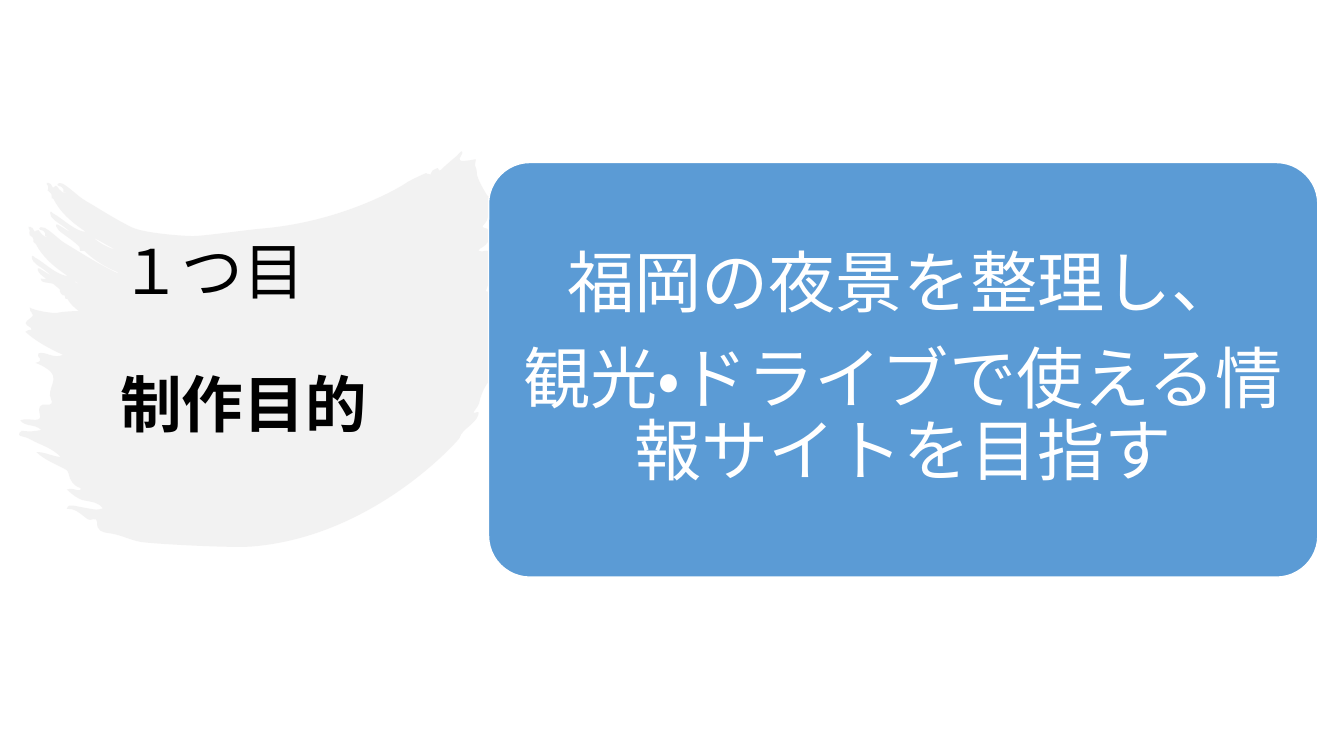
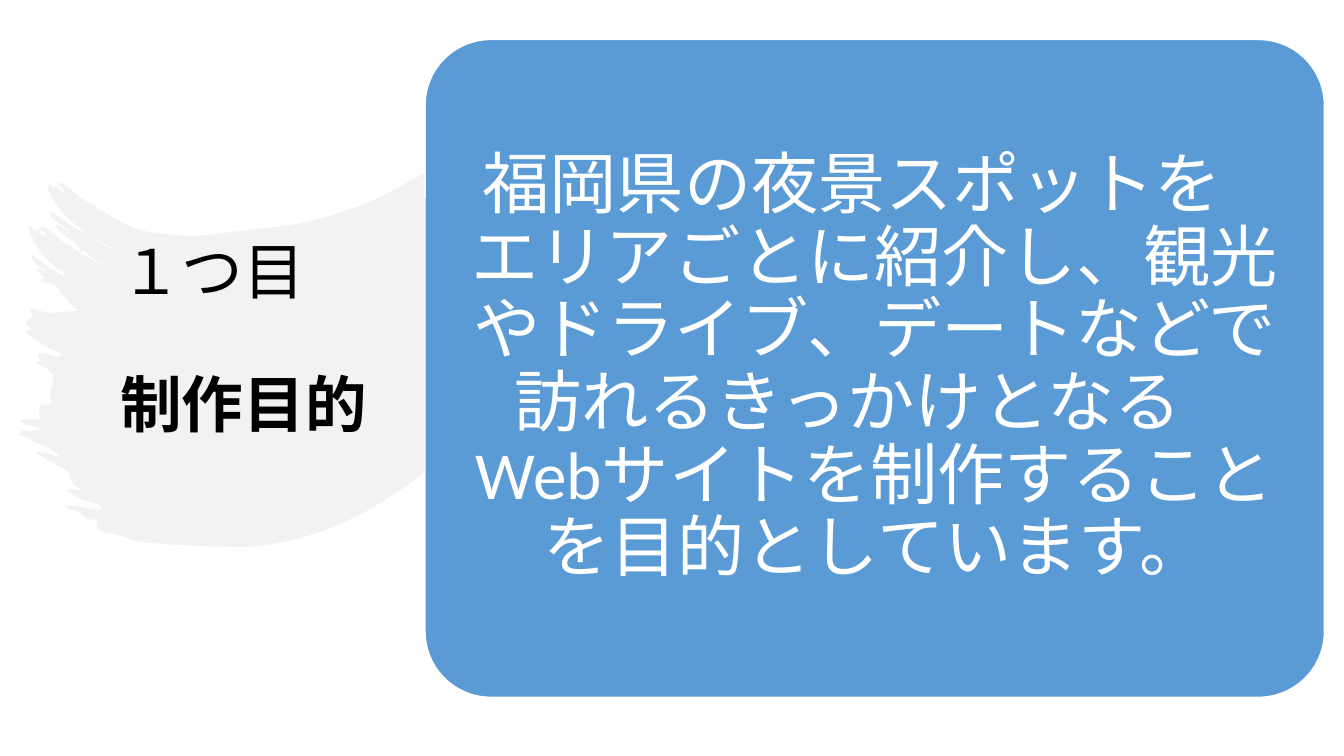
Before and after one commit to Ckg25007/zemi, a slide deck: slide 2 of 中間発表 power point/25007 大平凜音.pptx. Drawn at 1344x756 pixels with LibreOffice and Linux fonts; fonts in the diff are those of the drawing. Boxes give left, top, right and bottom in pixels: in the first picture for what was removed or moved away, otherwise in the second. Text is boxed around its words. In the diff, an @@ line names an element or a change of style, - is before the commit and + after.

```diff
--- a/中間発表 power point/25007 大平凜音.pptx
+++ b/中間発表 power point/25007 大平凜音.pptx
@@ rounded rectangle resized from (x1=489, y1=162, x2=1319, y2=577) to (x1=425, y1=39, x2=1325, y2=698) @@
@@ text at (x1=472, y1=151, x2=1278, y2=576): text changed @@
-福岡の夜景を整理し、
-観光・ドライブで使える情報サイトを目指す
+福岡県の夜景スポットを エリアごとに紹介し、観光やドライブ、デートなどで訪れるきっかけとなる Webサイトを制作することを目的としています。
```
Also in this commit, not shown: 1 other slide changed, 2 slides added, 1 slide removed.
